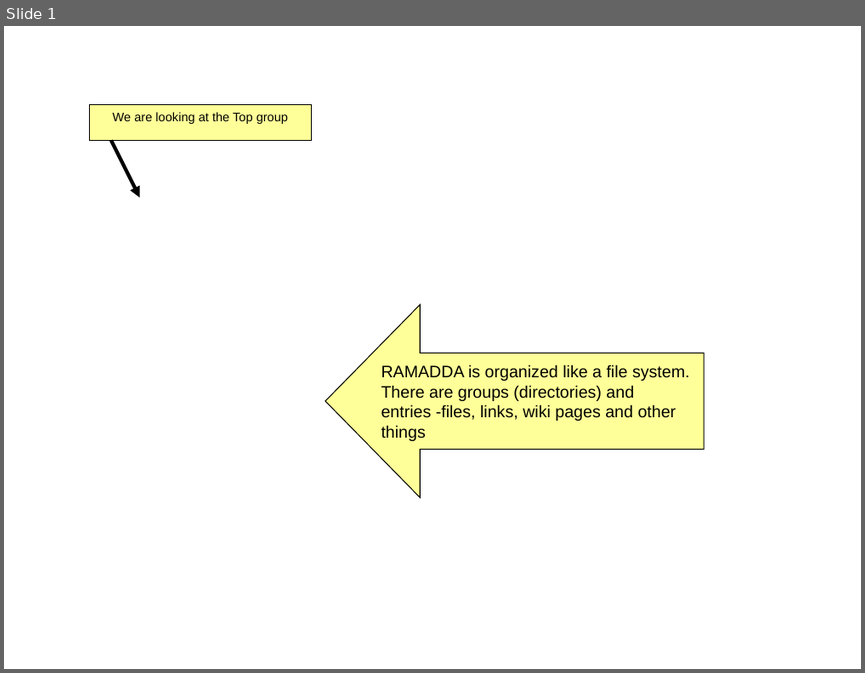
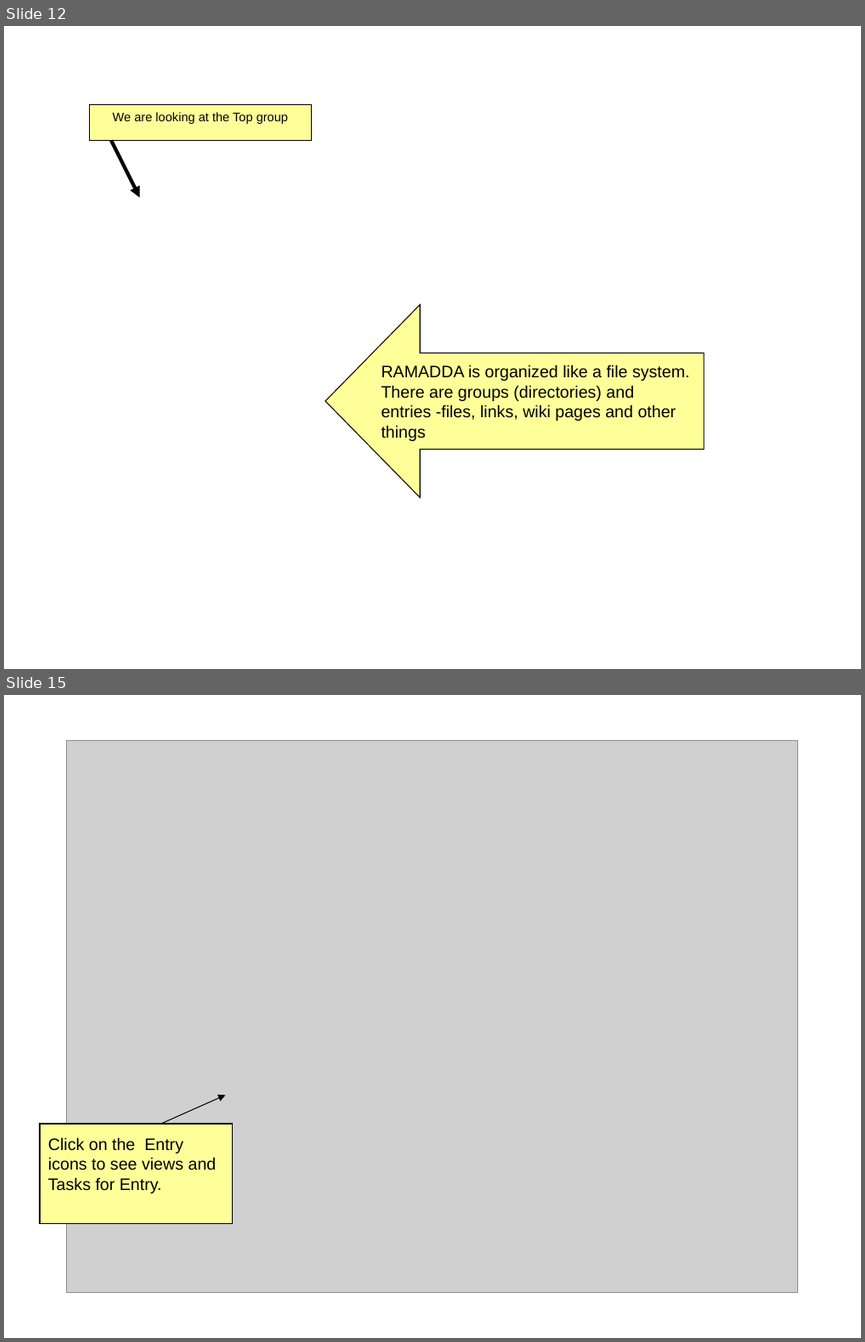
Before and after one commit to Unidata/IDV, a slide deck: ucar/unidata/repository/docs/userguide/content/overview.ppt. Shown one above the other, each under a label of ours: slide 1 before the commit, slides 12 and 15 after it; the slides between them are not shown. The pictures are 865x673 and 865x1342 pixels, drawn with LibreOffice and Linux fonts; fonts in the diff are those of the drawing; grey boxes stand for pictures; background and template pictures are left out. Boxes give left, top, right and bottom in pixels: in the first picture for what was removed or moved away, otherwise in the second. Text is boxed around its words. In the diff, an @@ line names an element or a change of style, - is before the commit and + after.

```diff
--- a/ucar/unidata/repository/docs/userguide/content/overview.ppt
+++ b/ucar/unidata/repository/docs/userguide/content/overview.ppt
@@ slide 15 added at (4, 695, 861, 1338), background #FFFFFF @@
@@ picture added at (67, 740, 797, 1293) @@
@@ arrow added from (160, 1123) to (225, 1095), #000000 0.74 pt @@
@@ rectangle added at (40, 1123, 233, 1224), fill #FFFF99, outline #000000 0.74 pt, 14 pt, text #000000 @@
+Click on the Entry
+icons to see views and
+Tasks for Entry.
@@ what was slide 1 is now slide 12 @@
```
Also in this commit, not shown: 10 other slides added, 3 other files.
